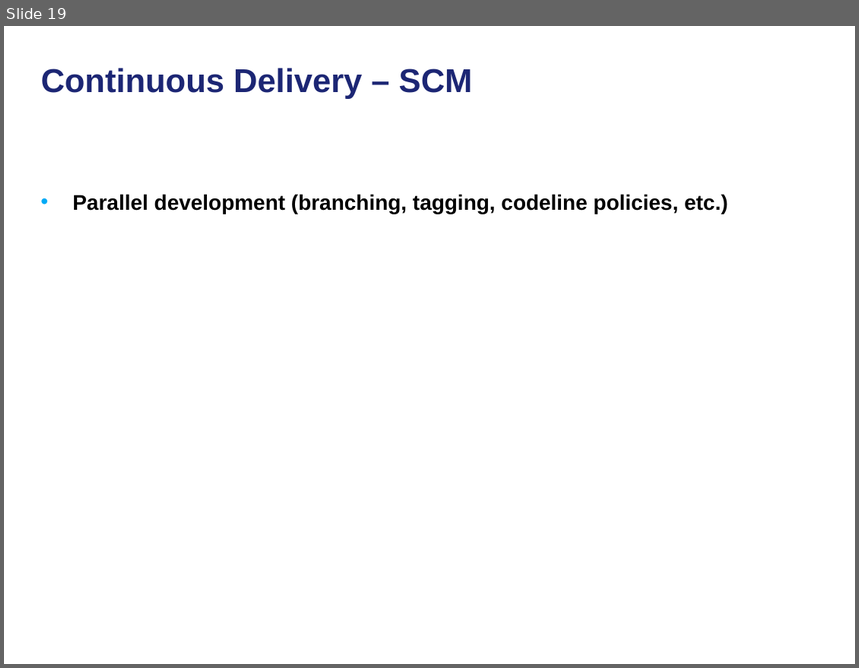
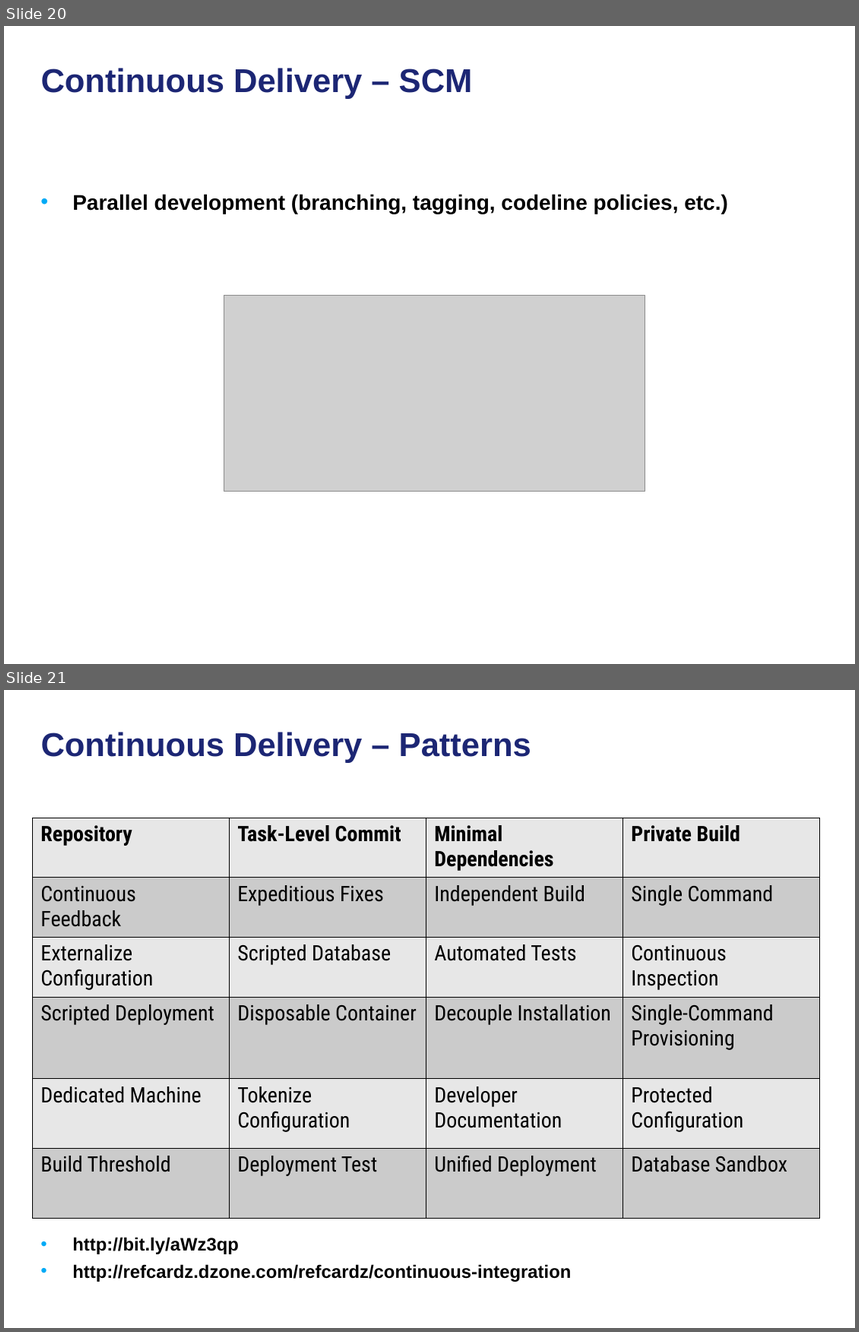
Before and after one commit to NCIP/automation, a slide deck: docs/continuous-delivery-caehr.ppt. Shown one above the other, each under a label of ours: slide 19 before the commit, slides 20 and 21 after it. The pictures are 859x668 and 859x1332 pixels, drawn with LibreOffice and Linux fonts; fonts in the diff are those of the drawing; grey boxes stand for pictures; background and template pictures are left out. Boxes give left, top, right and bottom in pixels: in the first picture for what was removed or moved away, otherwise in the second. Text is boxed around its words. In the diff, an @@ line names an element or a change of style, - is before the commit and + after.

```diff
--- a/docs/continuous-delivery-caehr.ppt
+++ b/docs/continuous-delivery-caehr.ppt
@@ slide 21 added at <box>4,690,855,1328</box>, background picture (left out) @@
@@ title added at <box>41,732,531,763</box>, 28 pt, text #1C2674, bold @@
+Continuous Delivery – Patterns
@@ table added at <box>32,818,819,1219</box>, 6 rows, 4 columns @@
+Repository | Task-Level Commit | Minimal Dependencies | Private Build
+Continuous Feedback | Expeditious Fixes | Independent Build | Single Command
+Externalize Configuration | Scripted Database | Automated Tests | Continuous Inspection
+Scripted Deployment | Disposable Container | Decouple Installation | Single-Command Provisioning
+Dedicated Machine | Tokenize Configuration | Developer Documentation | Protected Configuration
+Build Threshold | Deployment Test | Unified Deployment | Database Sandbox
@@ text added at <box>72,1237,571,1282</box>, 15.3 pt, text #000000, bold @@
+• http://bit.ly/aWz3qp
+• http://refcardz.dzone.com/refcardz/continuous-integration
@@ what was slide 19 is now slide 20 @@
@@ slide 20 changed as well @@
@@ picture added at <box>224,296,644,493</box> @@
```
Also in this commit, not shown: 16 other slides changed, 2 other slides added.
